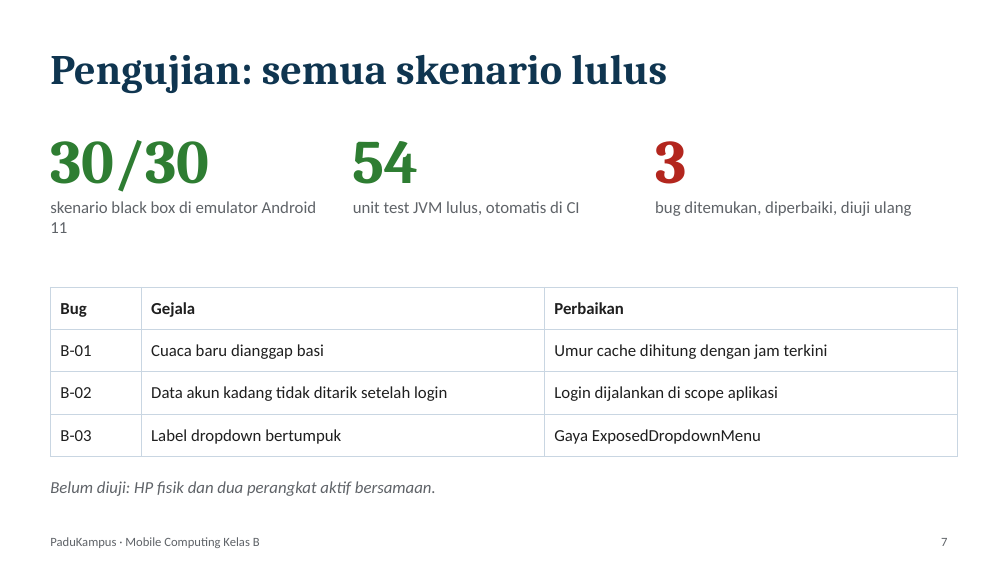
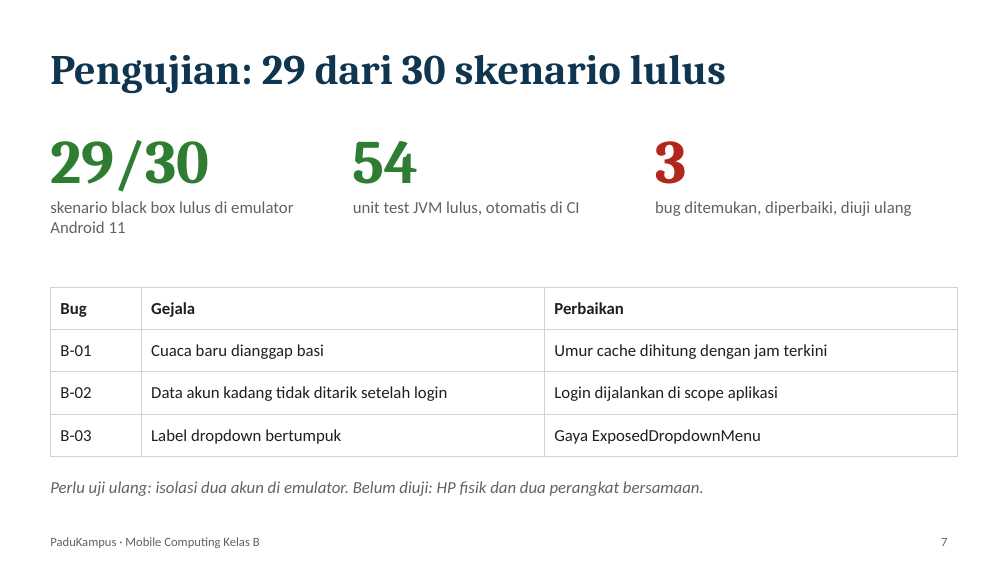
Before and after one commit to rantizi/smart-campus-mc, a slide deck: slide 7 of output/minggu-03/presentasi/Presentasi_PaduKampus.pptx. Drawn at 1008x567 pixels with LibreOffice and Linux fonts; fonts in the diff are those of the drawing. Boxes give left, top, right and bottom in pixels: in the first picture for what was removed or moved away, otherwise in the second. Text is boxed around its words. In the diff, an @@ line names an element or a change of style, - is before the commit and + after.

```diff
--- a/output/minggu-03/presentasi/Presentasi_PaduKampus.pptx
+++ b/output/minggu-03/presentasi/Presentasi_PaduKampus.pptx
@@ title at <box>50,54,726,94</box>: text changed @@
-Pengujian: semua skenario lulus
+Pengujian: 29 dari 30 skenario lulus
@@ text at <box>50,140,209,192</box>: text changed @@
-30/30
+29/30
@@ text at <box>50,201,293,233</box>: text changed @@
-skenario black box di emulator Android 11
+skenario black box lulus di emulator Android 11
@@ text at <box>50,481,704,496</box>: text changed @@
-Belum diuji: HP fisik dan dua perangkat aktif bersamaan.
+Perlu uji ulang: isolasi dua akun di emulator. Belum diuji: HP fisik dan dua perangkat bersamaan.
```
Also in this commit, not shown: 11 other files.
